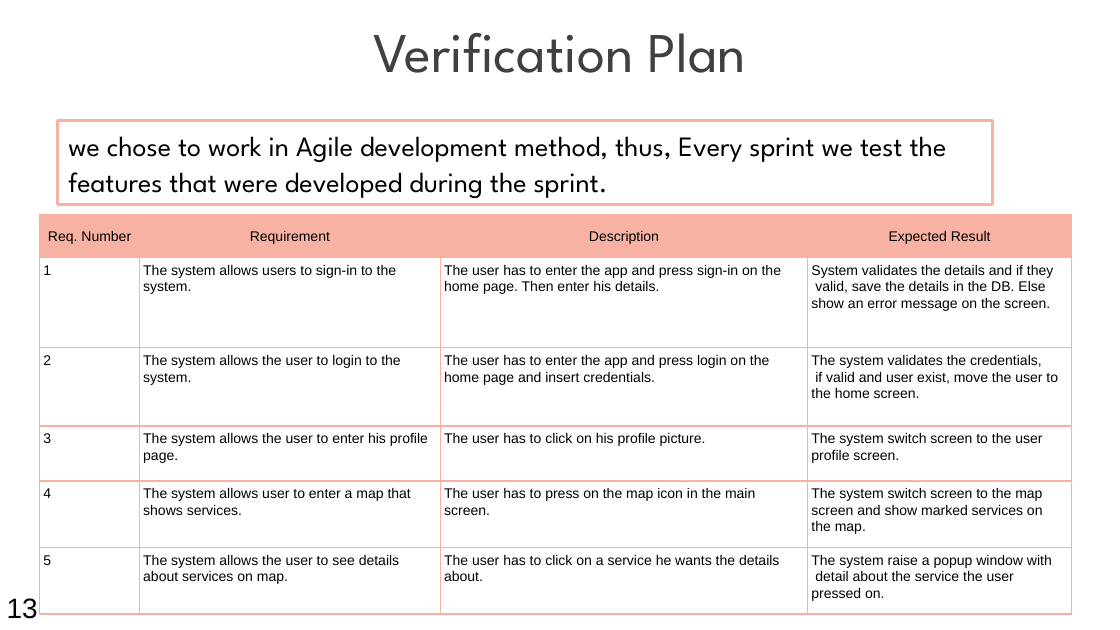
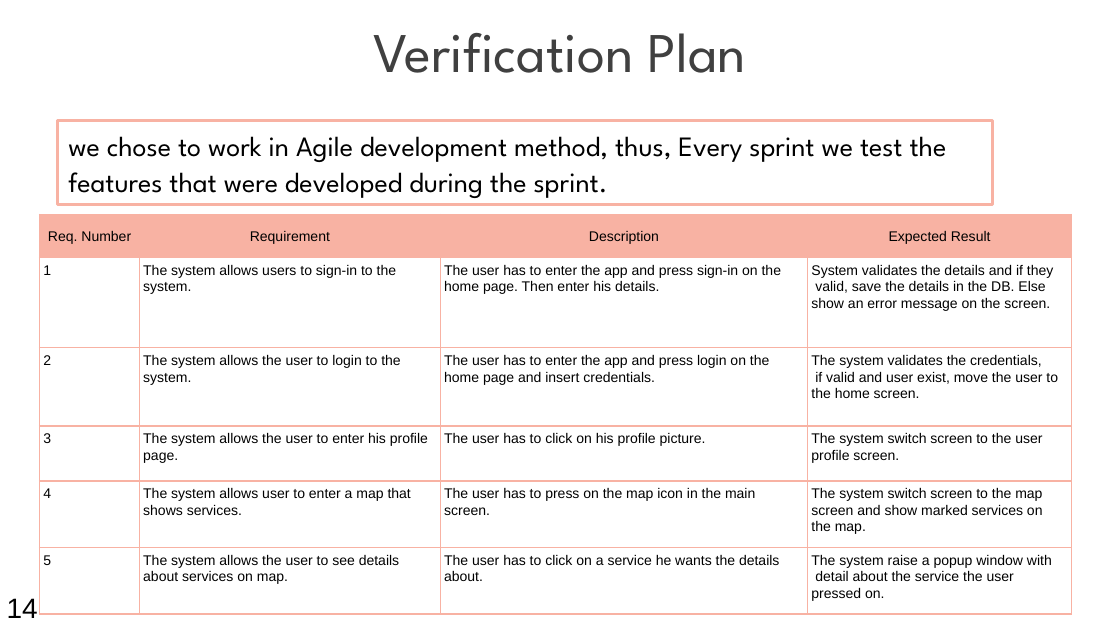
Before and after one commit to sshaulnv/Final-project-doit, a slide deck: slide 14 of Capstone Project Phase A-23-1-D-4.pptx (slide 13 before the commit). Drawn at 1120x630 pixels with LibreOffice and Linux fonts; fonts in the diff are those of the drawing; background and template pictures are left out. Boxes give left, top, right and bottom in pixels: in the first picture for what was removed or moved away, otherwise in the second. Text is boxed around its words. In the diff, an @@ line names an element or a change of style, - is before the commit and + after.

```diff
--- a/Capstone Project Phase A-23-1-D-4.pptx
+++ b/Capstone Project Phase A-23-1-D-4.pptx
@@ text at <box>7,598,38,618</box>: text changed @@
-13
+14
```
Also in this commit, not shown: 5 other slides changed, 1 slide added, 2 other files.
